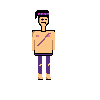
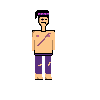
Two versions of the same layered image (100×100). Layer-by-layer changes:
painted on "Layer 3" over [35, 35, 52, 80]
